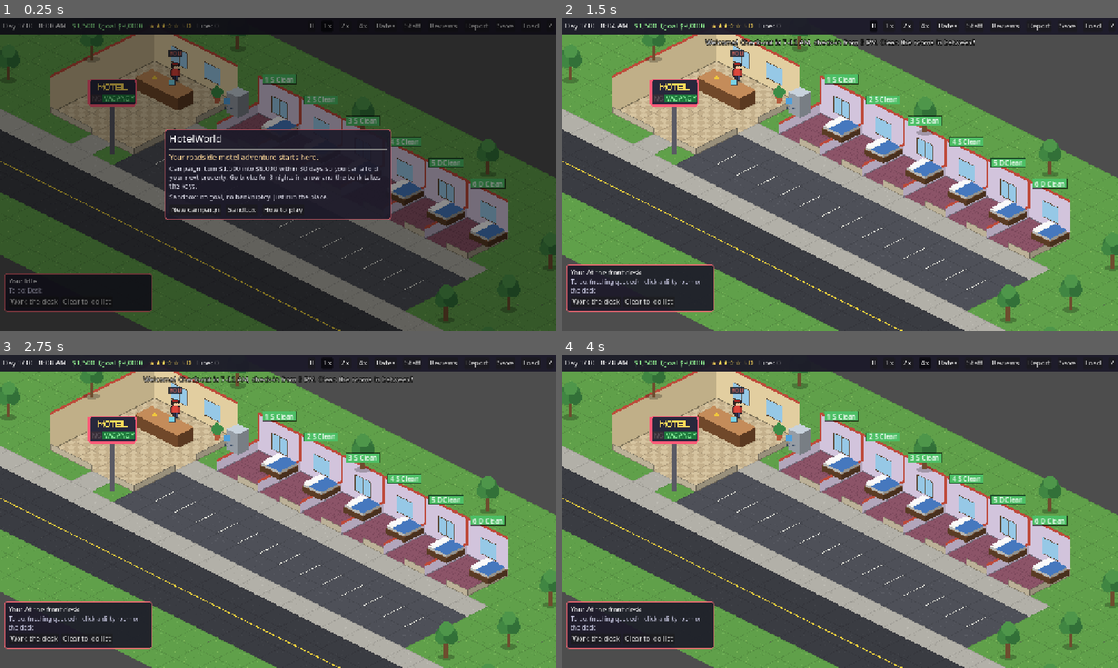
Above: before the commit, frames 1-4 (two rows, left to right).
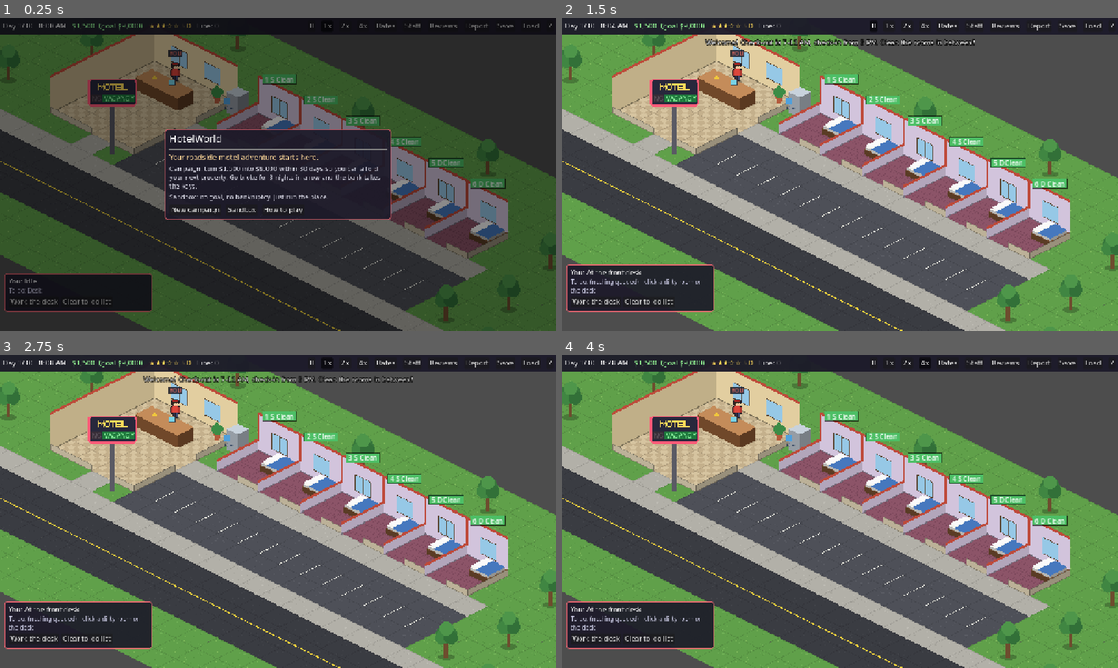
Above: after the commit, the same moments.

Repository: JeremiahSteidinger/HotelWorld
Game: Godot game, scene res://scenes/main.tscn
Same seed, same stepped clock (60 frames per second), same inputs: the game is played once before the commit and once after it.
Inputs:
- Up to frame 1 (0.25 s): no input
- Up to frame 2 (1.5 s): click "New campaign" at 0.5 s; click "II" at 1.25 s
- Up to frame 3 (2.75 s): click "1x" at 2 s
- Up to frame 4 (4 s): click "2x" at 2.75 s; click "4x" at 3.5 s

The runs differ from the first frame. In frame 1, 0.4% of the frame differs, in the area x 15-92%, y 11-74%; in frame 2, 0.9%; in frame 3, 0.9%; in frame 4, 0.9%.

Commit message:
Draw walls in depth order so furniture no longer shows through them
Building shells were on a layer under every object, so beds, the ice
machine and trees behind the motel always painted over walls in front of
them. Shells now y-sort with the objects, and the last room gets its
low end wall drawn separately so its bed stays behind it.

Co-Authored-By: Claude Opus 5.5 <noreply@anthropic.com>
Claude-Session: https://claude.ai/code/session_01CzRZpVYGKCZd7Mq9tFpciM

Diff:
--- a/scripts/view/world_view.gd
+++ b/scripts/view/world_view.gd
@@ -10,7 +10,6 @@
 
 var sim
 var ground := Node2D.new()
-var walls := Node2D.new()
 var objects := Node2D.new()
 var overlay: Node2D
 var _tex := {}
@@ -25,14 +24,12 @@
 	for c in get_children():
 		c.queue_free()
 	ground = Node2D.new()
-	walls = Node2D.new()
 	objects = Node2D.new()
 	objects.y_sort_enabled = true
 	overlay = RoomOverlay.new()
 	overlay.sim = sim
 	overlay.z_index = 50
 	add_child(ground)
-	add_child(walls)
 	add_child(objects)
 	add_child(overlay)
 	_chars = {}
@@ -109,11 +106,24 @@
 	return s
 
 
+## Building shells are y-sorted with the furniture and characters, so a wall hides whatever
+## stands behind it (the bed in the room next door, the ice machine, trees behind the motel).
+## Each shell sorts just before the frontmost cell behind its back walls, i.e. its own origin.
+func _wall_sort(origin: Vector2i) -> Vector2:
+	return Layout.to_screen(Vector2(origin)) - Vector2(0, 0.5)
+
+
 func _build_buildings() -> void:
-	_box_sprite("lobby_shell", Vector2i(0, 0), 5, 56, Vector2.ZERO, walls)
+	# The lobby sorts a little earlier than its origin so the tree just past its back-left wall
+	# (at grid (-2, 1), level with the origin) still ends up behind it.
+	_box_sprite("lobby_shell", Vector2i(0, 0), 5, 56, Vector2(0, 8), objects)
 	_box_sprite("desk", Vector2i(1, 1), 1, 22, Layout.to_screen(Vector2(1.5, 1.0)), objects)
 	for i in Layout.ROOM_COUNT:
-		_box_sprite("room_shell", Layout.room_origin(i), 2, 56, Vector2.ZERO, walls)
+		var origin := Layout.room_origin(i)
+		_box_sprite("room_shell", origin, 2, 56, _wall_sort(origin), objects)
+		if i == Layout.ROOM_COUNT - 1:
+			# The motel's end wall: the next room's partition covers this for every other room.
+			_box_sprite("room_side", origin, 2, 56, _wall_sort(origin + Vector2i(2, 0)), objects)
 		var bed := _box_sprite("bed_clean", Layout.room_bed(i), 1, 18, Layout.to_screen(Vector2(Layout.room_bed(i))), objects)
 		_beds.append(bed)
 		var car_cell := Vector2i(5 + 2 * i, 4)
Binary file added: art/room_side.png
Not shown, added: art/room_side.png.import
Binary file changed: docs/screenshots/day2_checkout.png
